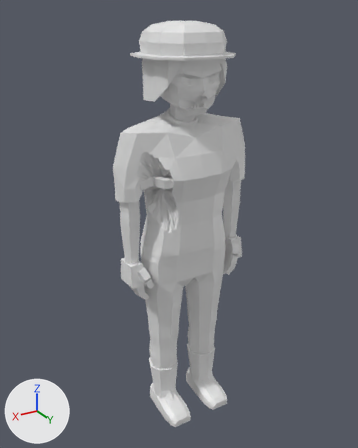
Before and after pictures for a commit that changed the glTF model assets/models/zombie_worker_f_b2.glb.
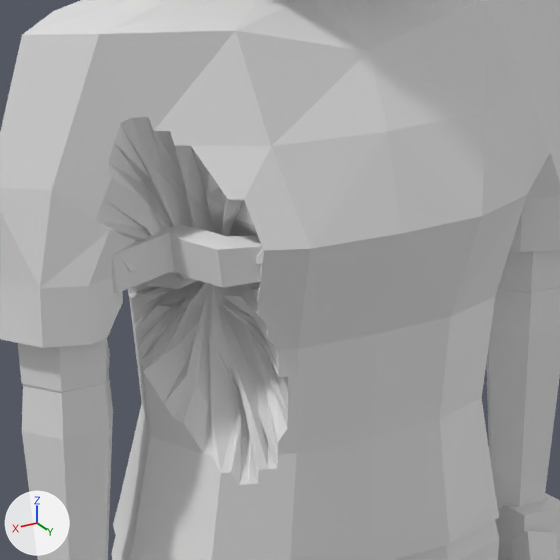
Each version is shown whole from a 50 mm lens placed at (1.159, 1.888, 1.992), pointed at (0.004, -0.037, 1.03), then close up on the part from 32% to 67% of the width and 28% to 56% of the height. Lighting does not change. The marker at lower left points along +X, +Y and +Z. The older version's two pictures come first. Vertices at exactly the same position are counted once.

In view in the first close-up: 'zombie_worker_f_b2'.
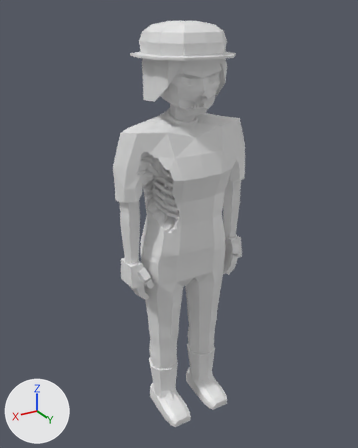
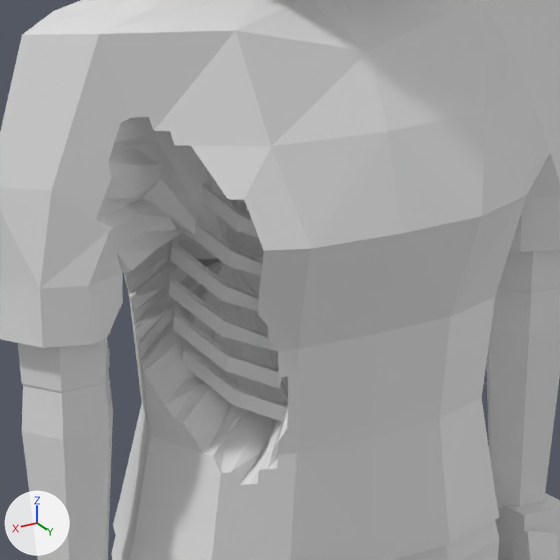
Where the change shows, as pixel boxes (x1, y1, x2, y2) in the close-ups (560 x 560 px):
part 1 of me_zombie_worker_f_b2, cut back: before (96, 117, 288, 485); after (81, 117, 288, 485)

Diff of the bpy script that builds the scene:
```diff
--- a/assets/models/zombie_worker_f_b2.glb.py
+++ b/assets/models/zombie_worker_f_b2.glb.py
@@ me_zombie_worker_f_b2 @@
 # used by ob_zombie_worker_f_b2; location = (0.0, 0.0, 0.0)
-me_zombie_worker_f_b2.from_pydata(...)  # 2265 vertices, 4370 faces; spans x -0.35..0.35, y -0.22..0.2, z 0.0..1.95
+me_zombie_worker_f_b2.from_pydata(...)  # 2641 vertices, 5026 faces; spans x -0.35..0.35, y -0.22..0.2, z 0.0..1.95
+# me_zombie_worker_f_b2 part 1: 244 vertices moved from x 0.08..0.33, y -0.05..0.15, z 1.13..1.39 to x -0.02..0.33, y -0.11..0.11, z 1.08..1.44; 27 vertices removed from x 0.17..0.31, y -0.03..0.04, z 1.22..1.3; 339 vertices added at x -0.15..0.32, y -0.09..0.08, z 1.11..1.52
+# other edits to the shape of me_zombie_worker_f_b2 do not show in these pictures
```
